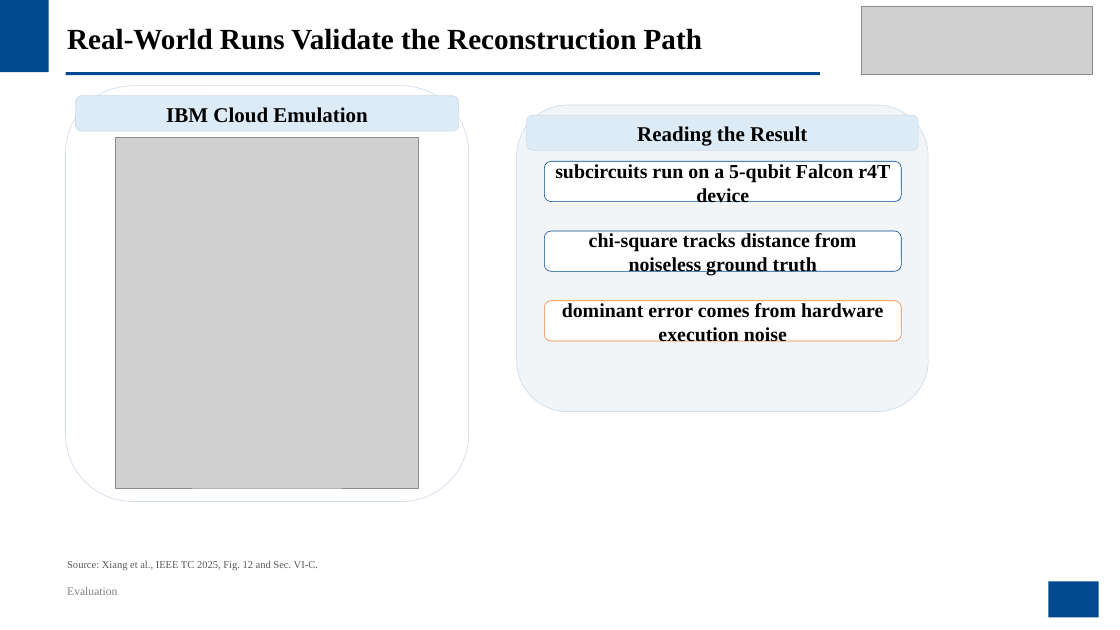
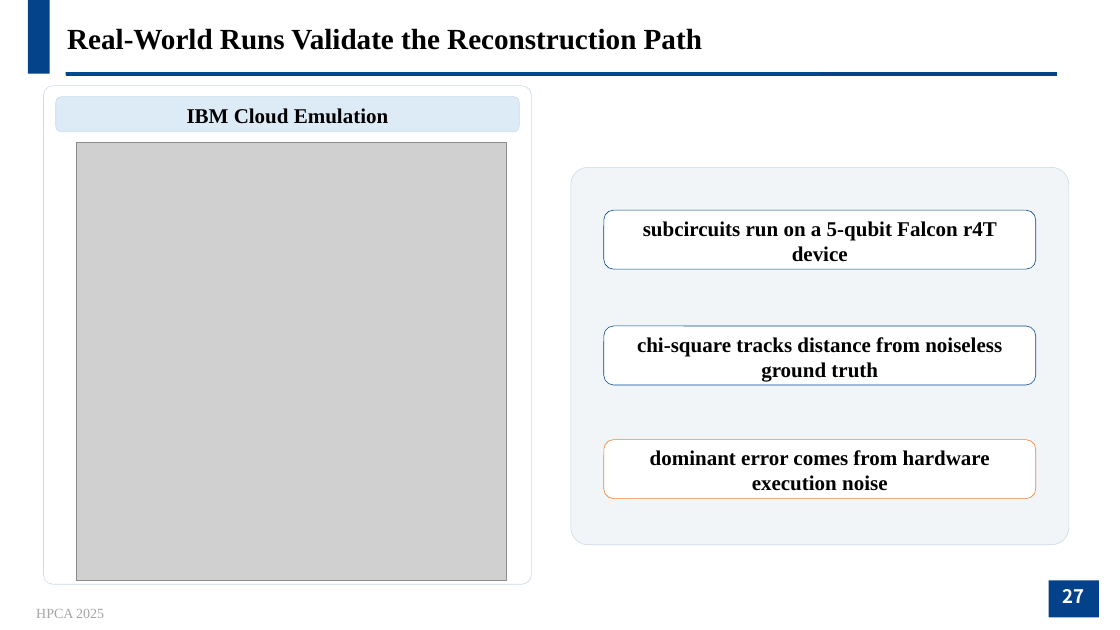
Before and after one commit to JanusQ/Janus4, a slide deck: slide 27 of adaptiveQC/pptx/AdaptDQC_Adaptive_Distributed_Quantum_Computing_With_Quantitative_Performance_Analysis.pptx (slide 29 before the commit). Drawn at 1120x630 pixels with LibreOffice and Linux fonts; fonts in the diff are those of the drawing; grey boxes stand for pictures; background and template pictures are left out. Boxes give left, top, right and bottom in pixels: in the first picture for what was removed or moved away, otherwise in the second. Text is boxed around its words. In the diff, an @@ line names an element or a change of style, - is before the commit and + after.

```diff
--- a/adaptiveQC/pptx/AdaptDQC_Adaptive_Distributed_Quantum_Computing_With_Quantitative_Performance_Analysis.pptx
+++ b/adaptiveQC/pptx/AdaptDQC_Adaptive_Distributed_Quantum_Computing_With_Quantitative_Performance_Analysis.pptx
@@ rectangle removed at (x1=0, y1=0, x2=1120, y2=630) @@
@@ rectangle removed at (x1=0, y1=0, x2=49, y2=72) @@
@@ picture removed at (x1=861, y1=7, x2=1092, y2=74) @@
@@ rounded rectangle resized from (x1=66, y1=86, x2=469, y2=502) to (x1=44, y1=86, x2=532, y2=585) @@
@@ rounded rectangle at (x1=44, y1=86, x2=532, y2=585): proportions changed @@
@@ line added from (66, 74) to (1058, 74), #04428A 3 pt @@
@@ rounded rectangle "IBM Cloud Emulation" resized from (x1=76, y1=96, x2=459, y2=131) to (x1=55, y1=97, x2=519, y2=132) @@
@@ rounded rectangle removed at (x1=527, y1=115, x2=918, y2=150) @@
-Reading the Result
@@ picture resized from (x1=116, y1=138, x2=419, y2=488) to (x1=76, y1=143, x2=507, y2=581) @@
@@ rounded rectangle at (x1=571, y1=167, x2=1070, y2=544): proportions changed @@
@@ rounded rectangle resized from (x1=517, y1=105, x2=928, y2=412) to (x1=571, y1=167, x2=1070, y2=544) @@
@@ rounded rectangle "subcircuits run on a 5-qubit ..." resized from (x1=544, y1=161, x2=902, y2=202) to (x1=604, y1=210, x2=1036, y2=269) @@
@@ rounded rectangle "chi-square tracks distance from noiseless ..." resized from (x1=544, y1=231, x2=902, y2=271) to (x1=604, y1=326, x2=1036, y2=385) @@
@@ size 17 to 18 pt in 3 elements at (x1=604, y1=210, x2=1036, y2=269), (x1=604, y1=326, x2=1036, y2=385), (x1=604, y1=439, x2=1036, y2=498) @@
@@ rounded rectangle "dominant error comes from hardware ..." resized from (x1=544, y1=301, x2=902, y2=341) to (x1=604, y1=439, x2=1036, y2=498) @@
@@ text removed at (x1=67, y1=560, x2=318, y2=570) @@
-Source: Xiang et al., IEEE TC 2025, Fig. 12 and Sec. VI-C.
@@ text removed at (x1=67, y1=587, x2=117, y2=595) @@
-Evaluation
@@ rectangle removed at (x1=1049, y1=581, x2=1099, y2=618) @@
@@ page number added at (x1=1049, y1=581, x2=1099, y2=618), fill #03428A, 16 pt, text #FFFFFF, bold @@
+27
@@ text added at (x1=36, y1=609, x2=104, y2=618), 12 pt, text #A5A5A5 @@
+HPCA 2025
```
Also in this commit, not shown: 19 other slides changed, 1 slide added, 3 slides removed, 2 other files.
